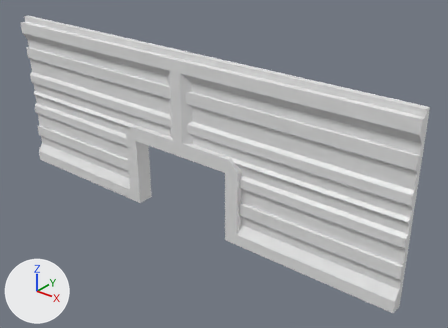
One commit to the glTF model SpaceHorrorGame/assets/Walls/Large/Large_Doorway_Interior_2.gltf: the scene before it, then after it.
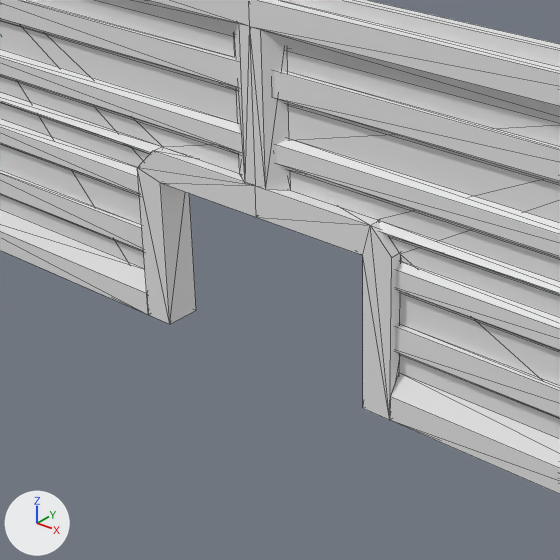
Old and new are each drawn whole from a 50 mm lens placed at (12.93, -5.11, 11.3), pointed at (1.27, 9.46, 2.27) and again close up on the part from 15% to 70% of the width and 18% to 94% of the height. Lighting does not change. The marker at lower left points along +X, +Y and +Z. The close-ups show mesh edges as thin lines. Where no turn or scale is listed for an object, it has been applied to the vertices. Vertices at the same position are counted once.

In view in the first close-up: 'Large_Doorway_Wall_Panel', 'Large_Frame', 'Large_Wall_Doorway', 'Large_Wall_Interior_Center_Panel', 'Large_Wall_Interior_Top_Bottom_Panel'.
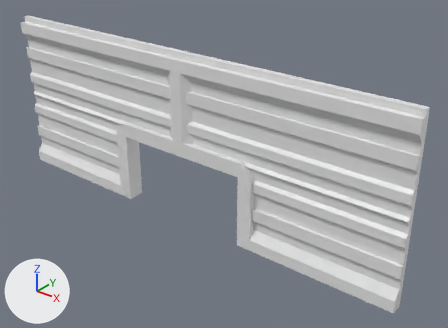
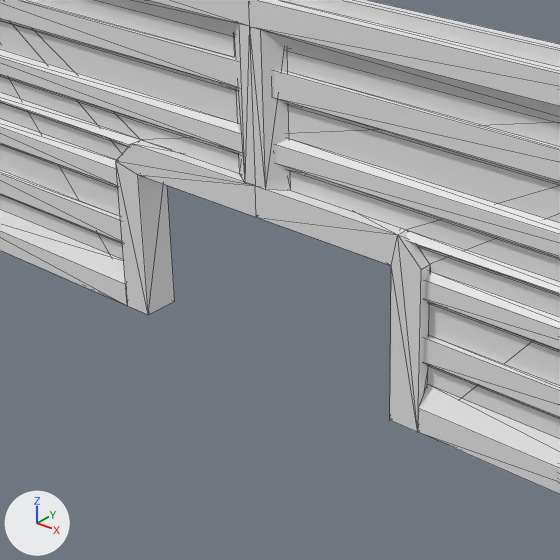
The newer file is also turned or shifted as a whole; pictures and numbers use the older file's frame.

Diff of the bpy script that builds the scene:
```diff
--- a/SpaceHorrorGame/assets/Walls/Large/Large_Doorway_Interior_2.gltf.py
+++ b/SpaceHorrorGame/assets/Walls/Large/Large_Doorway_Interior_2.gltf.py
@@ me_cube_064 @@
 me_cube_064.from_pydata(...)  # 28 vertices, 46 faces; spans x -8.0..8.0, y 8.6..8.8, z -3.0..2.8
 # used by ob_large_wall_interior_top_bottom_panel; location = (0.0, 0.0, 3.0)
 # before: 12 (-2.5, 8.8, -3.0), 13 (-2.5, 8.8, -2.3), 14 (-2.5, 8.6, -2.6) at pixel (146, 293), 15 (-2.5, 8.6, -3.0) at pixel (148, 314)
 # before: 24 (2.5, 8.8, -3.0), 25 (2.5, 8.8, -2.3) at pixel (398, 372), 26 (2.5, 8.6, -2.6) at pixel (390, 396), 27 (2.5, 8.6, -3.0) at pixel (389, 420)
+# me_cube_064 part 1
+for i in [*range(12, 16)]: me_cube_064.vertices[i].co += Vector((-0.5, 0.0, 0.0))
+# me_cube_064 part 2
+for i in [*range(24, 28)]: me_cube_064.vertices[i].co += Vector((0.5, 0.0, 0.0))
@@ me_plane_024 @@
 me_plane_024.from_pydata(...)  # 20 vertices, 36 faces; spans x -8.0..8.0, y 8.8..9.0, z 0.0..6.0
 # used by ob_large_wall_doorway; location = (0.0, 0.0, 0.0)
+# me_plane_024 part 3: all 12 vertices in x -2.5..2.5, y 8.8..9.0, z 0.0..3.0 are scaled about their middle by (1.21, 1, 1)
@@ me_cube_066 @@
 me_cube_066.from_pydata(...)  # 76 vertices, 112 faces; spans x -8.0..8.0, y 8.7..8.8, z 1.0..4.8
 # used by ob_large_doorway_wall_panel; location = (0.0, 0.0, 0.0)
+# me_cube_066 part 4: all 4 vertices in x -2.1, y 8.7..8.8, z 1.0..1.5 are moved by (-0.8, 0.0, 0.0)
+# me_cube_066 part 5: all 4 vertices in x -2.2, y 8.7..8.8, z 2.0..2.5 are moved by (-0.7, 0.0, 0.0)
+# me_cube_066 part 6: all 3 vertices in x -2.1, y 8.7..8.8, z 2.8..3.0 are moved by (-0.4, 0.0, 0.0)
+# me_cube_066 part 7: all 3 vertices in x 2.1, y 8.7..8.8, z 2.8..3.0 are moved by (0.4, 0.0, 0.0)
+# me_cube_066 part 8: all 4 vertices in x 2.2, y 8.7..8.8, z 2.0..2.5 are moved by (0.7, 0.0, 0.0)
+# me_cube_066 part 9: all 4 vertices in x 2.1, y 8.7..8.8, z 1.0..1.5 are moved by (0.8, 0.0, 0.0)
@@ me_cube_008_1 @@
+me_cube_008_1.from_pydata(...)  # 24 vertices, 46 faces; spans x -3.0..3.0, y -0.4..0.2, z 0.0..3.0
@@ ob_large_frame @@
-ob_large_frame = bpy.data.objects.new('Large_Frame', me_cube_008)
-ob_large_frame.location = (0.0, 0.0, 0.0)
@@ ob_large_door_frame @@
+ob_large_door_frame = bpy.data.objects.new('Large_Door_Frame', me_cube_008_1)
+ob_large_door_frame.location = (0.0, 9.0, 0.0)
```

Where the change shows, as pixel boxes (x1, y1, x2, y2) in the close-ups (560 x 560 px; the box of a moved part takes in the faces that stretch with it):
'Large_Door_Frame', added
    after: (116, 140, 430, 432)
'Large_Frame', deleted
    before: (137, 147, 400, 420)
part 1 of me_cube_064, moved or reshaped
    before: (0, 209, 148, 314)
    after: (0, 209, 127, 305)
part 2 of me_cube_064, moved or reshaped
    before: (390, 373, 560, 494)
    after: (418, 385, 560, 494)
part 3 of me_plane_024, moved or reshaped
    both: (0, 23, 560, 439)
part 4 of me_cube_066, moved or reshaped
    before: (0, 170, 144, 252)
    after: (0, 170, 122, 243)
part 5 of me_cube_066, moved or reshaped
    before: (0, 119, 140, 196)
    after: (0, 119, 118, 188)
part 6 of me_cube_066, moved or reshaped
    before: (0, 93, 161, 154)
    after: (0, 93, 140, 147)
part 7 of me_cube_066, moved or reshaped
    before: (379, 221, 560, 296)
    after: (407, 230, 560, 296)
part 8 of me_cube_066, moved or reshaped
    before: (396, 261, 560, 352)
    after: (425, 271, 560, 352)
part 9 of me_cube_066, moved or reshaped
    before: (395, 324, 560, 419)
    after: (423, 335, 560, 419)
